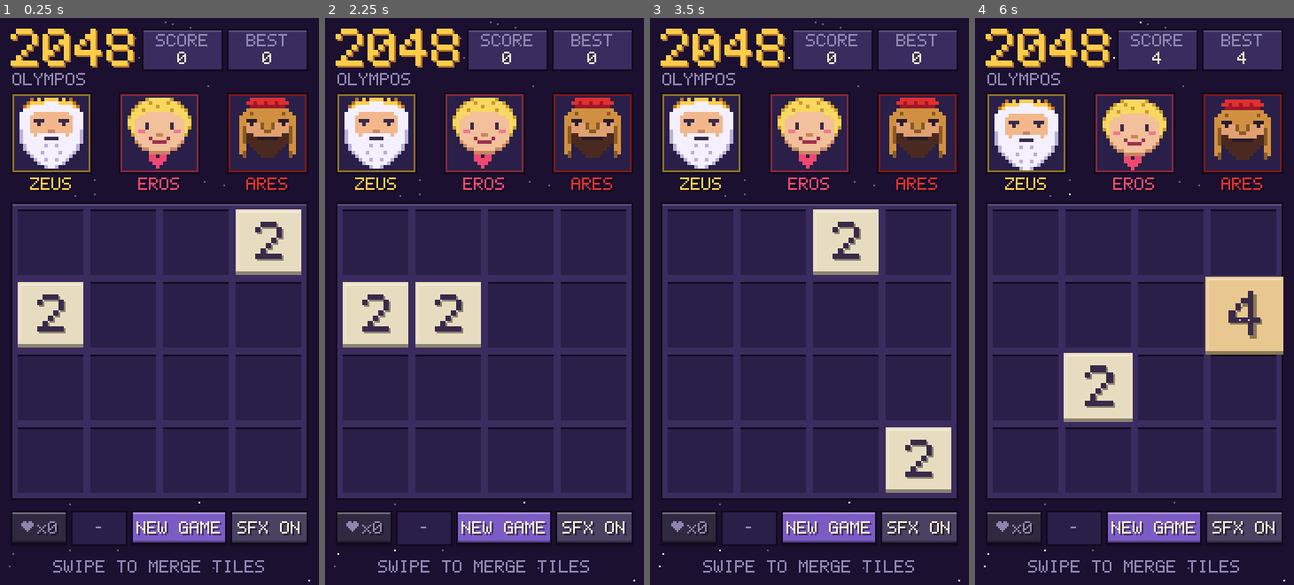
Above: before the commit, frames 1-4 (left to right).
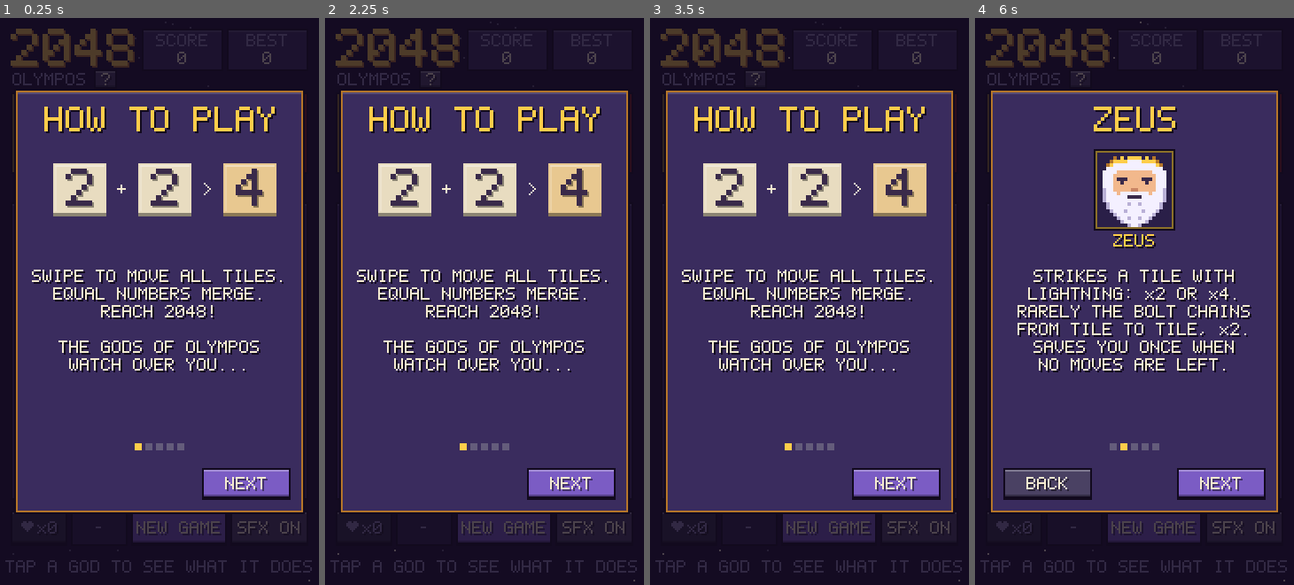
Above: after the commit, the same moments.

Repository: roketrig/2048-Olympos
Game: Godot game, scene res://scenes/main.tscn
Same seed, same stepped clock (60 frames per second), same inputs: the game is played once before the commit and once after it.
Inputs (mouse positions are in pixels of both pictures, inside the frame that each line leads up to):
- Up to frame 1 (0.25 s): no input
- Up to frame 2 (2.25 s): click "SFX ON" at 0.5 s; click "SFX OFF" (after the commit: "SFX ON") at 1.25 s; click "NEW GAME" at 2 s
- Up to frame 3 (3.5 s): click "NEW GAME" at 2.75 s
- Up to frame 4 (6 s): click "NEW GAME" (after the commit: "NEXT") at 3.5 s; click "NEW GAME" (after the commit: "BACK") at 4.25 s; click "NEW GAME" (after the commit: "NEXT") at 5 s; tap Enter at 5.75 s; move the mouse to (1204, 273) at 5.77 s; hold Right from 5.78 s (still down); click (1204, 273) at 5.92 s

The runs differ from the first frame. In frame 1, 40% of the frame differs, in the area x 2-98%, y 0-100%; in frame 2, 39%; in frame 3, 39%; in frame 4, 42%.

Commit message:
Add Ares roar sound, how-to-play tutorial and god info cards
- Ares's war cry gets its own synthesized roar: drum boom under a
  growling, shaking cry.
- Five-page how-to-play shown on first launch and from the ? button.
- Tapping a god's portrait opens a card explaining what it does.

Co-Authored-By: Claude Opus 5.5 <noreply@anthropic.com>

Diff:
--- a/scripts/ares.gd
+++ b/scripts/ares.gd
@@ -103,7 +103,7 @@
 	acted()
 	_screaming = true
 	queue_redraw()
-	sfx.play("scream")
+	sfx.play("roar")
 	banner("ARES ROARS!", RED)
 	strobe(RED, [0.6, 0.0, 0.4, 0.0, 0.3, 0.0])
 	Fx.shake(shaker, 4, 0.5)
--- a/scripts/main.gd
+++ b/scripts/main.gd
@@ -17,6 +17,7 @@
 var score := 0
 var hiscore := 0
 var sound_on := true
+var tutorial_seen := false
 var busy := false
 var over := false
 
@@ -35,6 +36,7 @@
 var _sound_button: PixelButton
 var _hint: PixelLabel
 var _game_over: Control
+var _tutorial: Tutorial
 var _game_over_box: Control
 var _final_score: PixelLabel
 var _swipe_start := Vector2.ZERO
@@ -52,6 +54,8 @@
 	get_viewport().size_changed.connect(_layout)
 	_layout()
 	new_game()
+	if not tutorial_seen:
+		_tutorial.open()
 
 
 func new_game() -> void:
@@ -120,7 +124,18 @@
 
 
 func _on_tap(at: Vector2) -> void:
-	if busy or over:
+	if over:
+		return
+
+	# tapping a god explains what it does
+	var pages := {zeus: Tutorial.PAGE_ZEUS, eros: Tutorial.PAGE_EROS, ares: Tutorial.PAGE_ARES}
+	for god in gods:
+		if god.get_global_rect().has_point(at):
+			sfx.play("click")
+			_tutorial.open(pages[god], true)
+			return
+
+	if busy:
 		return
 	var cell := board.cell_at(board.get_global_transform().affine_inverse() * at)
 	if cell.x < 0:
@@ -164,6 +179,8 @@
 
 
 func _input(event: InputEvent) -> void:
+	if _tutorial.visible:
+		return
 	if event is InputEventKey and event.pressed and not event.echo:
 		match event.keycode:
 			KEY_UP, KEY_W:
@@ -231,7 +248,7 @@
 		_hint.text = "ARES RAGE: SCORE x%s" % str(ares.score_multiplier)
 		_hint.color = Ares.RED
 	else:
-		_hint.text = "SWIPE TO MERGE TILES"
+		_hint.text = "TAP A GOD TO SEE WHAT IT DOES" if score == 0 else "SWIPE TO MERGE TILES"
 		_hint.color = Palette.DIM
 
 
@@ -259,12 +276,14 @@
 		return
 	hiscore = config.get_value("game", "hiscore", 0)
 	sound_on = config.get_value("settings", "sound", true)
+	tutorial_seen = config.get_value("settings", "tutorial_seen", false)
 
 
 func _save() -> void:
 	var config := ConfigFile.new()
 	config.set_value("game", "hiscore", hiscore)
 	config.set_value("settings", "sound", sound_on)
+	config.set_value("settings", "tutorial_seen", tutorial_seen)
 	config.save(SAVE_PATH)
 
 
@@ -274,6 +293,7 @@
 	var origin := ((get_viewport_rect().size - SCREEN) / 2.0).floor()
 	_screen.position = origin
 	_game_over_box.position = origin
+	_tutorial.box.position = origin
 
 
 func _build_ui() -> void:
@@ -290,6 +310,13 @@
 	# header: title + score boxes
 	_place(_shaker, PixelLabel.new("2048", 3, Palette.GOLD, Palette.GOLD_DARK), Vector2(6, 6))
 	_place(_shaker, PixelLabel.new("OLYMPOS", 1, Palette.DIM), Vector2(7, 31))
+
+	var help := PixelButton.new("?", 13, 12, Palette.CELL.lightened(0.15))
+	help.pressed.connect(func() -> void:
+		sfx.play("click")
+		_tutorial.open()
+	)
+	_place(_shaker, help, Vector2(53, 29))
 	_score_box = _make_score_box(Vector2(80, 6), "SCORE")
 	_score_label = _score_box.value
 	_hiscore_label = _make_score_box(Vector2(128, 6), "BEST").value
@@ -376,6 +403,17 @@
 	_place(_game_over_box, again, Vector2(55, 184))
 
 	_ignore_mouse(self)
+
+	# how-to-play pages on top of everything; blocks touches to the game below
+	_tutorial = Tutorial.new()
+	_tutorial.sfx = sfx
+	_ignore_mouse(_tutorial.box)
+	_tutorial.closed.connect(func() -> void:
+		if not tutorial_seen:
+			tutorial_seen = true
+			_save()
+	)
+	add_child(_tutorial)
 
 
 func _make_score_box(at: Vector2, caption: String) -> Box:
--- a/scripts/pixel_font.gd
+++ b/scripts/pixel_font.gd
@@ -50,6 +50,10 @@
 	".": [".....", ".....", ".....", ".....", ".....", ".....", "..#.."],
 	":": [".....", "..#..", ".....", ".....", ".....", "..#..", "....."],
 	"-": [".....", ".....", ".....", ".###.", ".....", ".....", "....."],
+	",": [".....", ".....", ".....", ".....", ".....", "..#..", ".#..."],
+	"+": [".....", "..#..", "..#..", "#####", "..#..", "..#..", "....."],
+	">": [".#...", "..#..", "...#.", "....#", "...#.", "..#..", ".#..."],
+	"<": ["...#.", "..#..", ".#...", "#....", ".#...", "..#..", "...#."],
 }
 
 
--- a/scripts/sfx.gd
+++ b/scripts/sfx.gd
@@ -29,7 +29,7 @@
 		"potion": _synth([[700, 1400, 0.08, "square", 0.12], [900, 1800, 0.1, "square", 0.12]]),
 		"lift": _synth([[300, 900, 0.08, "square", 0.12]]),
 		"drop": _synth([[900, 300, 0.08, "square", 0.12]]),
-		"scream": _synth([[620, 260, 0.4, "saw", 0.2], [260, 90, 0.3, "noise", 0.35]]),
+		"roar": _roar(),
 		"shatter": _synth([[0, 0, 0.15, "noise", 0.25]]),
 	}
 
@@ -47,6 +47,45 @@
 	player.stream = _streams[sound]
 	player.pitch_scale = pitch
 	player.play()
+
+
+# Ares's war cry: a drum boom under a growling, shaking "RAAAH".
+static func _roar() -> AudioStreamWAV:
+	var count := int(1.0 * RATE)
+	var data := PackedByteArray()
+	data.resize(count * 2)
+	var voice := 0.0
+	var fifth := 0.0
+	var drum := 0.0
+	var noise := 0.0
+
+	for i in count:
+		var t := float(i) / count
+		var seconds := float(i) / RATE
+
+		# pitch jumps up fast, then slides down; vibrato makes it shake
+		var pitch := lerpf(95.0, 165.0, t / 0.2) if t < 0.2 else lerpf(165.0, 70.0, (t - 0.2) / 0.8)
+		pitch *= 1.0 + 0.05 * sin(TAU * 7.0 * seconds)
+		voice = fmod(voice + pitch / RATE, 1.0)
+		fifth = fmod(fifth + pitch * 1.5 / RATE, 1.0)
+		if i % 2 == 0:
+			noise = randf_range(-1.0, 1.0)
+
+		var rattle := 0.6 + 0.4 * sin(TAU * 28.0 * seconds) # throat growl
+		var cry := ((2.0 * voice - 1.0) * 0.55 + (1.0 if fifth < 0.5 else -1.0) * 0.2 + noise * 0.35) * rattle
+		var cry_envelope := minf(1.0, t / 0.06) * (1.0 - smoothstep(0.55, 1.0, t))
+
+		drum = fmod(drum + lerpf(90.0, 40.0, minf(seconds / 0.25, 1.0)) / RATE, 1.0)
+		var boom := sin(TAU * drum) * maxf(0.0, 1.0 - seconds / 0.3)
+
+		var sample := cry * cry_envelope * 0.32 + boom * 0.5
+		data.encode_s16(i * 2, int(clampf(sample, -1.0, 1.0) * 32767))
+
+	var stream := AudioStreamWAV.new()
+	stream.format = AudioStreamWAV.FORMAT_16_BITS
+	stream.mix_rate = RATE
+	stream.data = data
+	return stream
 
 
 static func _synth(notes: Array) -> AudioStreamWAV:
--- /dev/null
+++ b/scripts/tutorial.gd
@@ -0,0 +1,222 @@
+class_name Tutorial
+extends Control
+
+# "How to play" pages. Opened on first launch, from the ? button, and on a
+# single page when the player taps a god's portrait.
+
+signal closed
+
+const PAGE_WIDTH := 164.0
+const PAGES := [
+	{"title": "HOW TO PLAY", "art": "merge", "lines": [
+		"SWIPE TO MOVE ALL TILES.",
+		"EQUAL NUMBERS MERGE.",
+		"REACH 2048!",
+		"",
+		"THE GODS OF OLYMPOS",
+		"WATCH OVER YOU...",
+	]},
+	{"title": "ZEUS", "art": "zeus", "lines": [
+		"STRIKES A TILE WITH",
+		"LIGHTNING: x2 OR x4.",
+		"RARELY THE BOLT CHAINS",
+		"FROM TILE TO TILE, x2.",
+		"SAVES YOU ONCE WHEN",
+		"NO MOVES ARE LEFT.",
+	]},
+	{"title": "EROS", "art": "eros", "lines": [
+		"MERGES EVERY PAIR OF",
+		"EQUAL NEIGHBORS",
+		"AT ONCE.",
+		"",
+		"WHEN YOU MERGE, HE MAY",
+		"GIVE YOU A LOVE POTION.",
+	]},
+	{"title": "LOVE POTION", "art": "potion", "lines": [
+		"TAP THE HEART BUTTON,",
+		"THEN TAP A TILE TO",
+		"LIFT IT OFF THE BOARD.",
+		"",
+		"TAP AN EMPTY CELL TO",
+		"PUT IT BACK, ANYTIME.",
+	]},
+	{"title": "ARES", "art": "ares", "lines": [
+		"HIS WAR CRY BLOWS",
+		"ALL 2S OFF THE BOARD.",
+		"",
+		"THEN FOR 8 MOVES",
+		"YOUR SCORE IS x1.5!",
+		"",
+	]},
+]
+const PAGE_ZEUS := 1
+const PAGE_EROS := 2
+const PAGE_ARES := 4
+
+var sfx: Sfx
+var box: Control # screen-sized; positioned by main like the rest of the UI
+
+var _page := 0
+var _single := false
+var _content: Control
+var _back: PixelButton
+var _next: PixelButton
+
+
+func _init() -> void:
+	set_anchors_and_offsets_preset(Control.PRESET_FULL_RECT)
+	visible = false
+
+	box = Control.new()
+	box.size = Vector2(180, 320)
+	box.mouse_filter = Control.MOUSE_FILTER_IGNORE
+	add_child(box)
+
+	var panel := Card.new()
+	panel.size = Vector2(PAGE_WIDTH, 240)
+	panel.position = Vector2(8, 40)
+	box.add_child(panel)
+
+	_content = Control.new()
+	_content.size = Vector2(180, 320)
+	_content.mouse_filter = Control.MOUSE_FILTER_IGNORE
+	box.add_child(_content)
+
+	_back = PixelButton.new("BACK", 50, 18, Palette.CELL.lightened(0.15))
+	_back.position = Vector2(16, 254)
+	_back.pressed.connect(func() -> void: _turn(-1))
+	box.add_child(_back)
+
+	_next = PixelButton.new("NEXT", 50, 18)
+	_next.position = Vector2(114, 254)
+	_next.pressed.connect(func() -> void: _turn(1))
+	box.add_child(_next)
+
+
+func open(page := 0, single := false) -> void:
+	_page = page
+	_single = single
+	visible = true
+	_show_page()
+
+
+func _turn(step: int) -> void:
+	sfx.play("click")
+	if _single or _page + step >= PAGES.size():
+		visible = false
+		closed.emit()
+		return
+	_page = clampi(_page + step, 0, PAGES.size() - 1)
+	_show_page()
+
+
+func _show_page() -> void:
+	for child in _content.get_children():
+		child.queue_free()
+
+	var page: Dictionary = PAGES[_page]
+	var accent := _accent(page["art"])
+
+	_add_label(page["title"], 2, accent, Vector2(0, 50))
+	_add_art(page["art"])
+
+	var lines: Array = page["lines"]
+	for i in lines.size():
+		_add_label(lines[i], 1, Palette.LIGHT, Vector2(0, 142 + i * 10))
+
+	if not _single:
+		var dots := Dots.new()
+		dots.count = PAGES.size()
+		dots.current = _page
+		dots.position = Vector2(0, 240)
+		dots.size = Vector2(180, 4)
+		_content.add_child(dots)
+
+	_back.visible = not _single and _page > 0
+	_next.text = "OK" if _single else ("PLAY" if _page == PAGES.size() - 1 else "NEXT")
+	_next.position.x = 65 if _single else 114
+
+
+func _add_label(text: String, px: int, color: Color, at: Vector2) -> void:
+	var label := PixelLabel.new(text, px, color, Palette.INK)
+	label.fixed_width = 180
+	label.position = at
+	_content.add_child(label)
+
+
+func _add_art(art: String) -> void:
+	var node: Control
+	match art:
+		"zeus":
+			node = Zeus.new()
+		"eros":
+			node = Eros.new()
+		"ares":
+			node = Ares.new()
+		_:
+			var drawing := Art.new()
+			drawing.kind = art
+			drawing.size = Vector2(150, 46)
+			node = drawing
+	node.position = Vector2(floorf((180 - node.size.x) / 2.0), 74)
+	_content.add_child(node)
+
+
+func _accent(art: String) -> Color:
+	match art:
+		"eros", "potion":
+			return Eros.PINK
+		"ares":
+			return Ares.RED
+	return Palette.GOLD
+
+
+func _draw() -> void:
+	draw_rect(Rect2(Vector2.ZERO, size), Color(Palette.INK, 0.75))
+
+
+# Card background.
+class Card extends Control:
+	func _draw() -> void:
+		draw_rect(Rect2(Vector2.ZERO, size), Palette.INK)
+		draw_rect(Rect2(1, 1, size.x - 2, size.y - 2), Palette.GOLD_DARK)
+		draw_rect(Rect2(2, 2, size.x - 4, size.y - 4), Palette.BOARD)
+		draw_rect(Rect2(2, 2, size.x - 4, 1), Palette.BOARD.lightened(0.15))
+
+
+# Page indicator.
+class Dots extends Control:
+	var count := 0
+	var current := 0
+
+	func _draw() -> void:
+		var x := floorf((size.x - (count * 6 - 2)) / 2.0)
+		for i in count:
+			draw_rect(Rect2(x + i * 6, 0, 4, 4), Palette.GOLD if i == current else Palette.DIM.darkened(0.3))
+
+
+# Small illustrations: "2 + 2 > 4" and the potion lift.
+class Art extends Control:
+	var kind := ""
+
+	func _draw() -> void:
+		var tile := Vector2(30, 30)
+		var y := 8.0
+		if kind == "merge":
+			Tile.draw_face(self, Rect2(Vector2(15, y), tile), 0)
+			PixelFont.draw(self, "+", Vector2(51, y + 11), 1, Palette.LIGHT)
+			Tile.draw_face(self, Rect2(Vector2(63, y), tile), 0)
+			PixelFont.draw(self, ">", Vector2(99, y + 11), 1, Palette.LIGHT)
+			Tile.draw_face(self, Rect2(Vector2(111, y), tile), 1)
+		elif kind == "potion":
+			var heart: Array[String] = [".##.##.", "#######", "#######", ".#####.", "..###..", "...#..."]
+			for row in heart.size():
+				for col in heart[row].length():
+					if heart[row][col] == "#":
+						draw_rect(Rect2(Vector2(14 + col * 3, y + 6 + row * 3), Vector2(3, 3)), Eros.PINK)
+			PixelFont.draw(self, ">", Vector2(41, y + 11), 1, Palette.LIGHT)
+			Tile.draw_face(self, Rect2(Vector2(53, y), tile), 3)
+			PixelFont.draw(self, ">", Vector2(89, y + 11), 1, Palette.LIGHT)
+			draw_rect(Rect2(Vector2(101, y), tile), Palette.CELL)
+			draw_rect(Rect2(Vector2(101, y), tile), Eros.PINK, false, 1.0)
+			PixelFont.draw_centered(self, "?", Rect2(Vector2(101, y), tile), 1, Eros.PINK)
Not shown, added: scripts/tutorial.gd.uid
